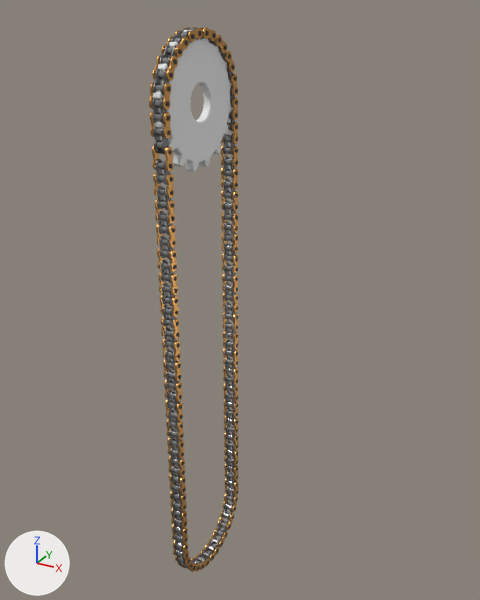
One commit to the Blender file assets/Placeholders/models/chain.blend: the scene before it, then after it.
One viewpoint serves both versions: a camera (50 mm lens) standing at (5.7, -9.0, 1.33) and looking at (0.9, -0.27, -3.04). The lights are fixed; the arrows at lower left show +X, +Y and +Z. Mesh edges are drawn as thin lines on the coarser meshes.

The older version as bpy lines, for what is in view:
```python
me_gear = bpy.data.meshes.new('Gear')
me_gear.from_pydata(...)  # 1792 vertices, 1792 faces; spans x -1.01..1.01, y -1.01..1.01, z -0.09..0.07
me_inner_link_003 = bpy.data.meshes.new('inner link.003')
me_inner_link_003.from_pydata(...)  # 996 vertices, 924 faces; spans x -0.097..0.097, y -0.055..0.054, z -0.437..0.45
# faces by material slot: [36, 372, 144, 372]
me_inner_link_003.materials.append(mat_rollers)  # grey #adadad
me_inner_link_003.materials.append(mat_inner_links)  # grey #747474
me_inner_link_003.materials.append(mat_pins)  # dark grey #5a5a5a
me_inner_link_003.materials.append(mat_outer_links)  # orange #c89454
ob_gear = bpy.data.objects.new('Gear', me_gear)
ob_gear.location = (0.0, 0.0, 0.0)
ob_gear.rotation_euler = (0.0, 1.571, 0.0)  # degrees (0, 90, 0)
ob_gear.scale = (1.03, 1.03, 1.03)
ob_inner_link_033 = bpy.data.objects.new('inner link.033', me_inner_link_003)
ob_inner_link_033.location = (0.0, -0.08, 0.0)
ob_inner_link_033.rotation_euler = (-1.57, 0.0, 0.0)  # degrees (-90, 0, 0)
ob_inner_link_033.scale = (1.53, 1.53, 1.53)
_m = ob_inner_link_033.modifiers.new('Subsurf', 'SUBSURF')
_m.levels = 0
_m = ob_inner_link_033.modifiers.new('Array', 'ARRAY')
_m.count = 19
_m.relative_offset_displace = (0.0, 0.0, 0.87)
_m = ob_inner_link_033.modifiers.new('Curve', 'CURVE')
_m.object = ob_circle
_m.deform_axis = 'NEG_Y'
```
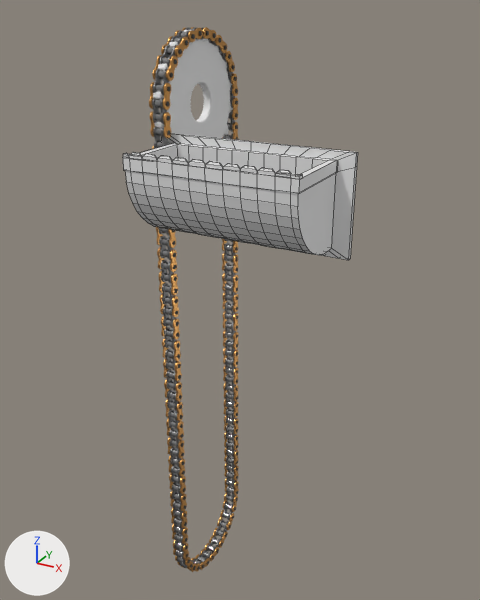
Where the change shows, as pixel boxes [x1, y1, x2, y2] in the pictures (480 x 600 px):
'Cube.001', added: after [123, 133, 358, 260]

The change in detail:
Mesh me_cube_003 is new.
It has 601 vertices, 551 faces, 4 loose edges and spans x -1.93..1.93, y -1.02..1.12, z -1.21..1.19.
Object 'Cube.001' (ob_cube_001) is new; it shows me_cube_003.
Its location is (1.42, -1.49, -1.06).
Its scale is (0.773, 0.599, 0.599).
